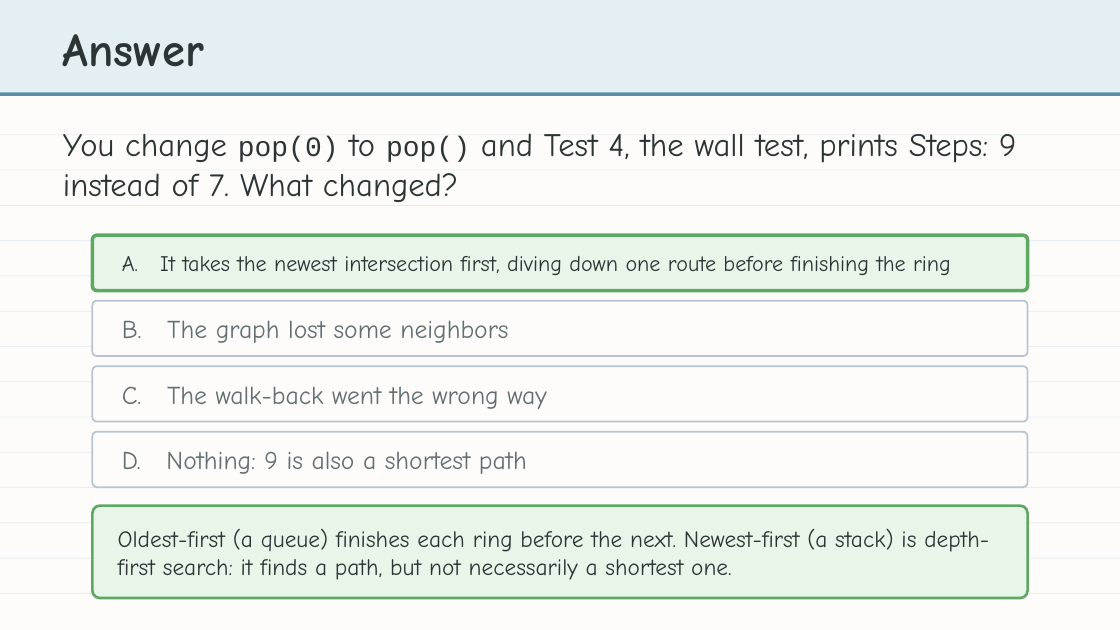
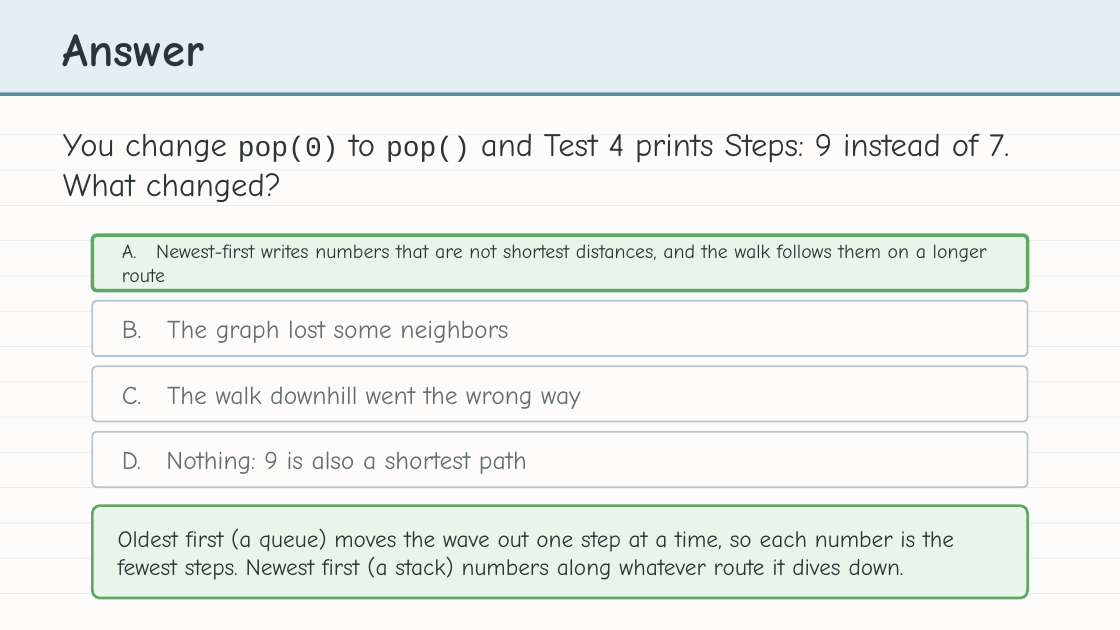
Before and after one commit to bradamiller/LearningPython, a slide deck: slide 23 of static/slides/module-05-pathfinding/module-5-lesson-05-compute-bfs-path.pptx (slide 22 before the commit). Drawn at 1120x630 pixels with LibreOffice and Linux fonts; fonts in the diff are those of the drawing. Boxes give left, top, right and bottom in pixels: in the first picture for what was removed or moved away, otherwise in the second. Text is boxed around its words. In the diff, an @@ line names an element or a change of style, - is before the commit and + after.

```diff
--- a/static/slides/module-05-pathfinding/module-5-lesson-05-compute-bfs-path.pptx
+++ b/static/slides/module-05-pathfinding/module-5-lesson-05-compute-bfs-path.pptx
@@ text at [63,133,1009,202]: text changed @@
-You change pop(0) to pop() and Test 4, the wall test, prints Steps: 9 instead of 7. What changed?
+You change pop(0) to pop() and Test 4 prints Steps: 9 instead of 7. What changed?
@@ text at [122,244,987,290]: text changed; size 19 to 17 pt @@
-A. It takes the newest intersection first, diving down one route before finishing the ring
+A. Newest-first writes numbers that are not shortest distances, and the walk follows them on a longer route
@@ text at [122,386,581,409]: text changed @@
-C. The walk-back went the wrong way
+C. The walk downhill went the wrong way
@@ text at [118,529,954,580]: text changed @@
-Oldest-first (a queue) finishes each ring before the next. Newest-first (a stack) is depth-first search: it finds a path, but not necessarily a shortest one.
+Oldest first (a queue) moves the wave out one step at a time, so each number is the fewest steps. Newest first (a stack) numbers along whatever route it dives down.
```
Also in this commit, not shown: 17 other slides changed, 9 slides added, 8 slides removed, 4 other files.
